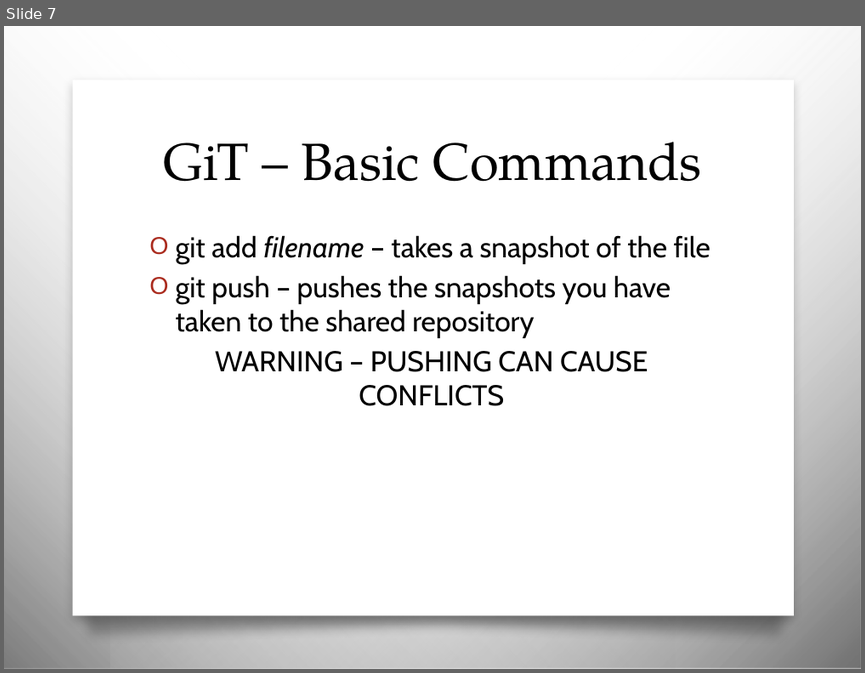
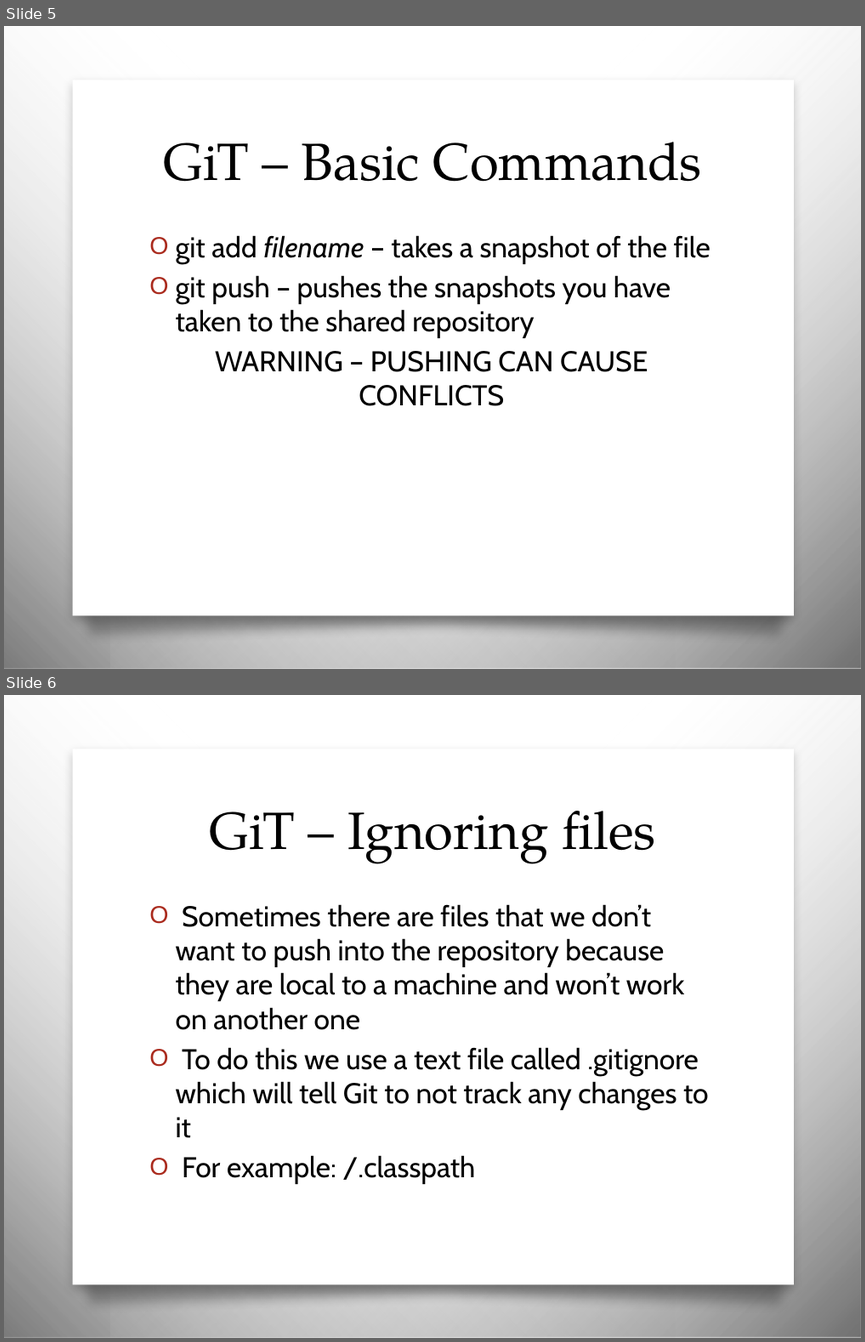
Before and after one commit to JCMander/PortalPower, a slide deck: Git/Git Slides.pptx. Shown one above the other, each under a label of ours: slide 7 before the commit, slides 5 and 6 after it. The pictures are 865x673 and 865x1342 pixels, drawn with LibreOffice and Linux fonts; fonts in the diff are those of the drawing; background and template pictures are left out. Boxes give left, top, right and bottom in pixels: in the first picture for what was removed or moved away, otherwise in the second. Text is boxed around its words. In the diff, an @@ line names an element or a change of style, - is before the commit and + after.

```diff
--- a/Git/Git Slides.pptx
+++ b/Git/Git Slides.pptx
@@ slide 6 added at bbox=[4, 695, 861, 1338], background picture (left out); not listed: 4 template elements that a slide beside it also shows @@
@@ title added at bbox=[210, 811, 656, 864], 44 pt, text #000000 @@
+GiT – Ignoring files
@@ text added at bbox=[176, 904, 709, 1184], 24 pt, text #000000 @@
+O Sometimes there are files that we don’t want to push into the repository because they are local to a machine and won’t work on another one
+O To do this we use a text file called .gitignore which will tell Git to not track any changes to it
+O For example: /.classpath
@@ what was slide 7 is now slide 5 @@
```
Also in this commit, not shown: 1 slide changed, 4 other slides added, 2 slides removed, 1 other file.
